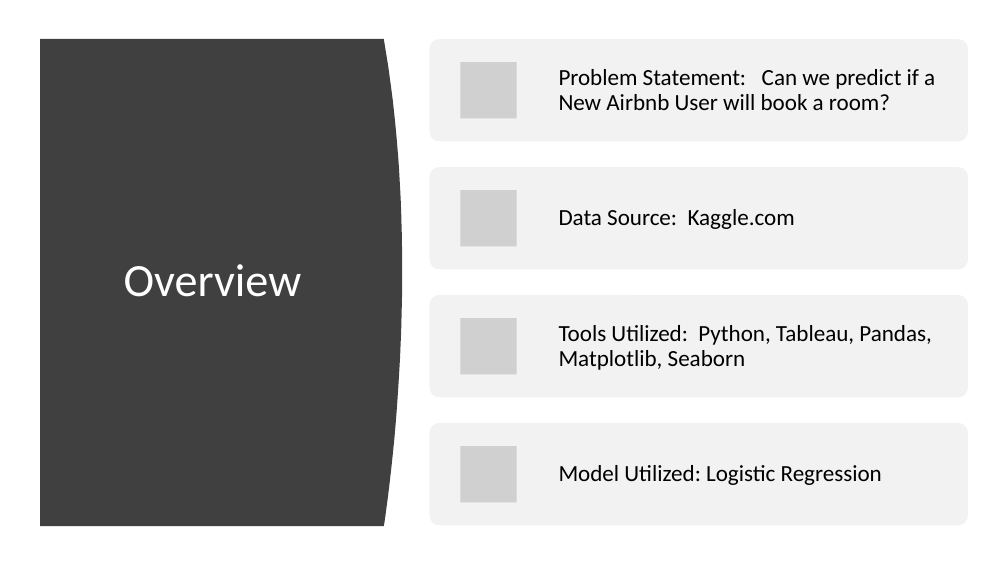
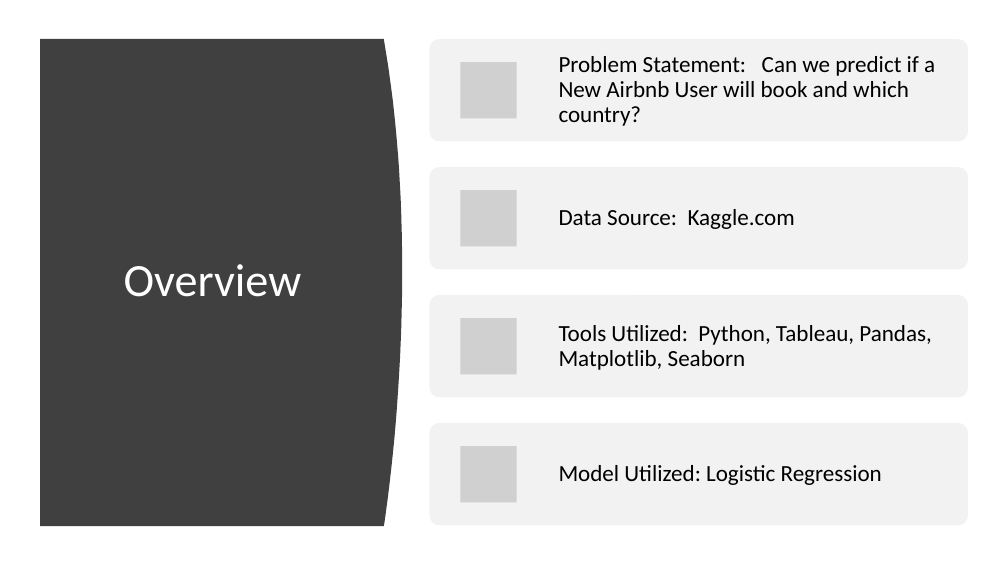
Before and after one commit to NeurogrammerT/Airbnb-Machine-Learning-Project, a slide deck: slide 3 of Airbnb FINAL 5.9.2018.pptx. Drawn at 1008x567 pixels with LibreOffice and Linux fonts; fonts in the diff are those of the drawing; grey boxes stand for pictures. Boxes give left, top, right and bottom in pixels: in the first picture for what was removed or moved away, otherwise in the second. Text is boxed around its words. In the diff, an @@ line names an element or a change of style, - is before the commit and + after.

```diff
--- a/Airbnb FINAL 5.9.2018.pptx
+++ b/Airbnb FINAL 5.9.2018.pptx
@@ text at [559,56,935,126]: text changed @@
-Problem Statement: Can we predict if a New Airbnb User will book a room?
+Problem Statement: Can we predict if a New Airbnb User will book and which country?
```
Also in this commit, not shown: 1 other slide changed, 1 other file.
